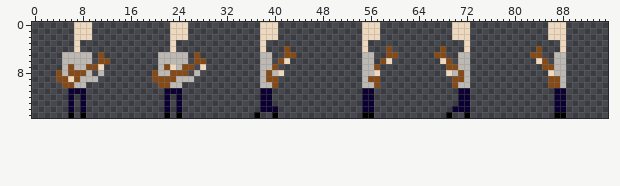
Two versions of one sprite sheet, aske-t.png. Above is the file before it was changed.
The file is 96x16 pixels.
New version:
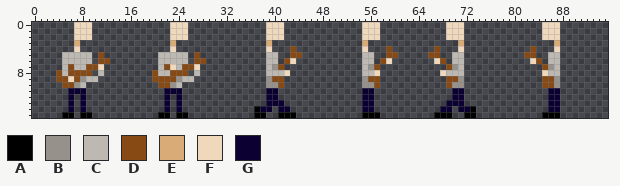
Palette (. is transparent): A #000000  B #96928b  C #bdb9b2  D #884a14  E #d8ab77  F #f0d8bc  G #0c0033
The edit:
y 0..2: x 38 F -> .; x 41 . -> F; x 69 . -> F; x 72 F -> .; x 85 . -> F; x 88 F -> .
y 3: x 7 F -> E; x 23 F -> E; x 38..39 F. -> .E; x 55 F -> E; x 71..72 .F -> E.; x 87..88 .F -> E.
y 4: x 38..39 F. -> .F; x 42..43 D. -> .D; x 67..68 .D -> D.; x 71..72 .F -> F.; x 83..84 .D -> D.; x 87..88 .F -> F.
y 5: x 38 C -> .; x 40 . -> C; x 42 D -> .; x 44 . -> D; x 66 . -> D; x 68 D -> .; x 70 . -> C; x 72 C -> .; x 82 . -> D; x 84 D -> .; x 86 . -> C; x 88 C -> .
y 6: x 38 C -> .; x 40..43 .DF. -> C.DF; x 67..70 .FD. -> FD.C; x 72 C -> .; x 83..86 .FD. -> FD.C; x 88 C -> .
y 7: x 27..28 .F -> F.; x 38 C -> .; x 40..41 D. -> BD; x 56 C -> B; x 70 D -> B; x 72 C -> .; x 86 D -> B; x 88 C -> .
y 8: x 9 C -> D; x 38..39 CD -> .C; x 41..42 F. -> CF; x 68..69 .F -> FC; x 71..72 DC -> C.; x 85..86 .F -> FC; x 88 C -> .
y 9: x 8 C -> B; x 24 C -> B; x 38..39 CD -> .B; x 41 . -> D; x 55 C -> B; x 69 . -> D; x 71..72 DC -> B.; x 85 . -> D; x 87..88 DC -> B.
y 10: x 7 C -> B; x 23 C -> B; x 38..41 CCD. -> .BBD; x 55..56 CC -> BB; x 69..72 .DCC -> DBB.; x 85 . -> D; x 87..88 DC -> B.
y 11..12: x 38 G -> .; x 40 . -> G; x 70 . -> G; x 72 G -> .; x 86 . -> G; x 88 G -> .
y 13: x 38 G -> .; x 40..41 .. -> GG; x 69..70 .. -> GG; x 72 G -> .; x 86 . -> G; x 88 G -> .
y 14: x 37 . -> A; x 40..42 G.. -> .GG; x 68..70 ..G -> GG.; x 73 . -> A; x 86 . -> G; x 88 G -> .
y 15: x 5 . -> A; x 9 . -> A; x 21 . -> A; x 25 . -> A; x 38 . -> A; x 40..43 A... -> .AAA; x 57 . -> A; x 67..68 .. -> AA; x 73 . -> A; x 85..86 .. -> AA; x 88 A -> .
